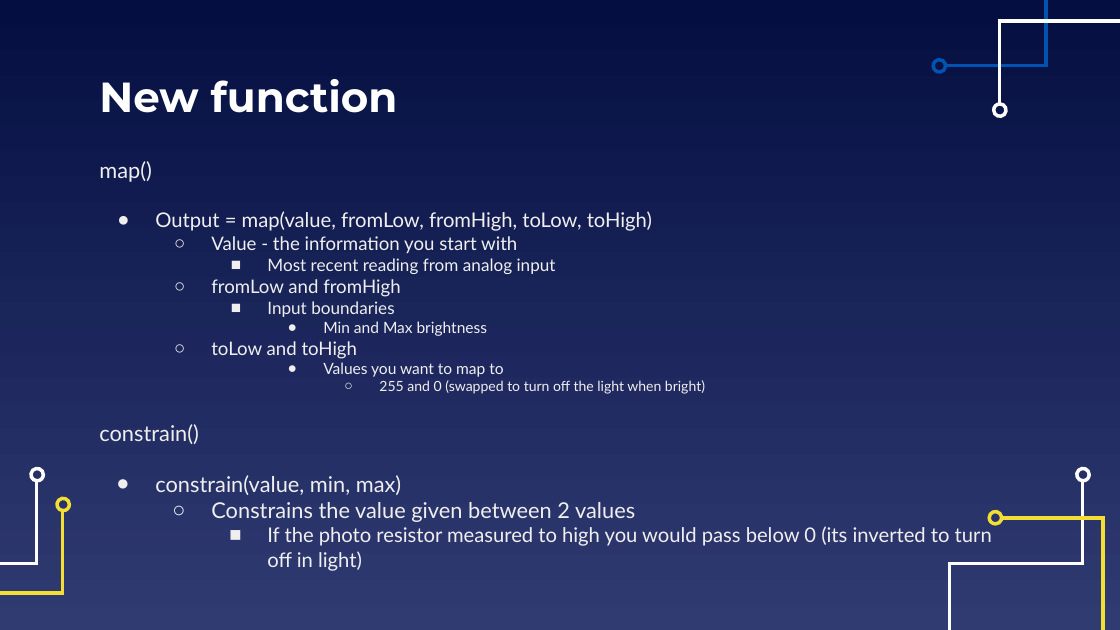
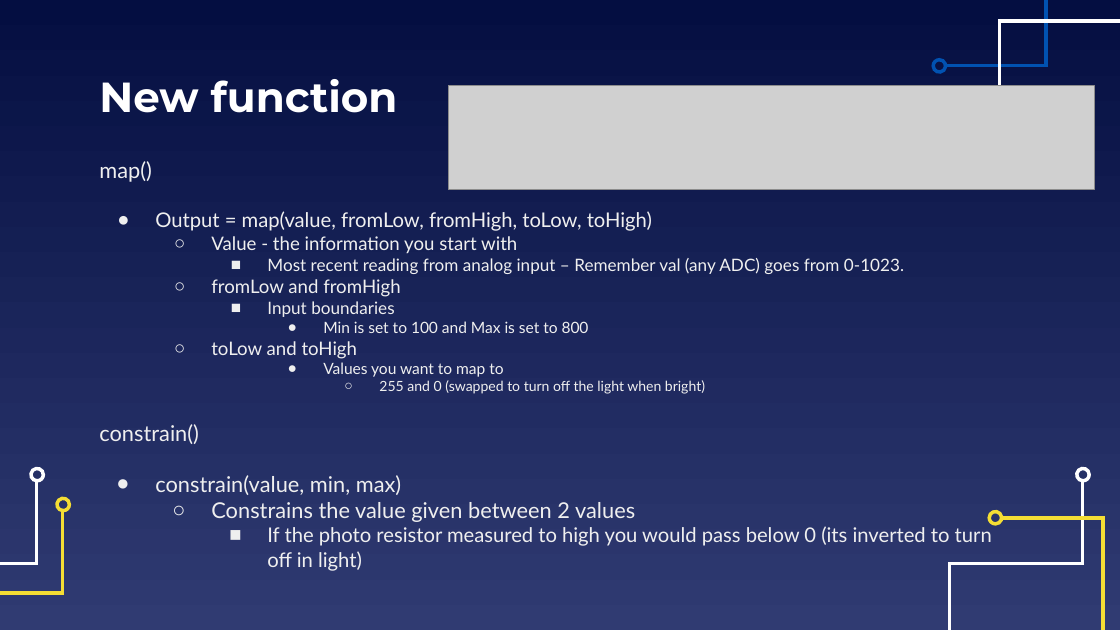
Before and after one commit to EELabMan/Arduino-2-Digital-Analog-Inputs, a slide deck: slide 37 of Arduino Workshop 2 Digital and Analog Inputs.pptx (slide 29 before the commit). Drawn at 1120x630 pixels with LibreOffice and Linux fonts; fonts in the diff are those of the drawing; grey boxes stand for pictures. Boxes give left, top, right and bottom in pixels: in the first picture for what was removed or moved away, otherwise in the second. Text is boxed around its words. In the diff, an @@ line names an element or a change of style, - is before the commit and + after.

```diff
--- a/Arduino Workshop 2 Digital and Analog Inputs.pptx
+++ b/Arduino Workshop 2 Digital and Analog Inputs.pptx
@@ picture added at (x1=448, y1=85, x2=1094, y2=189) @@
@@ freeform shape removed at (x1=993, y1=104, x2=1008, y2=119) @@
@@ text at (x1=267, y1=258, x2=904, y2=274): text changed @@
-    ■ Most recent reading from analog input
+    ■ Most recent reading from analog input – Remember val (any ADC) goes from 0-1023.
@@ text at (x1=323, y1=321, x2=589, y2=333): text changed @@
-      ● Min and Max brightness
+      ● Min is set to 100 and Max is set to 800
```
Also in this commit, not shown: 14 other slides changed, 15 slides added, 6 slides removed, 2 other files.
